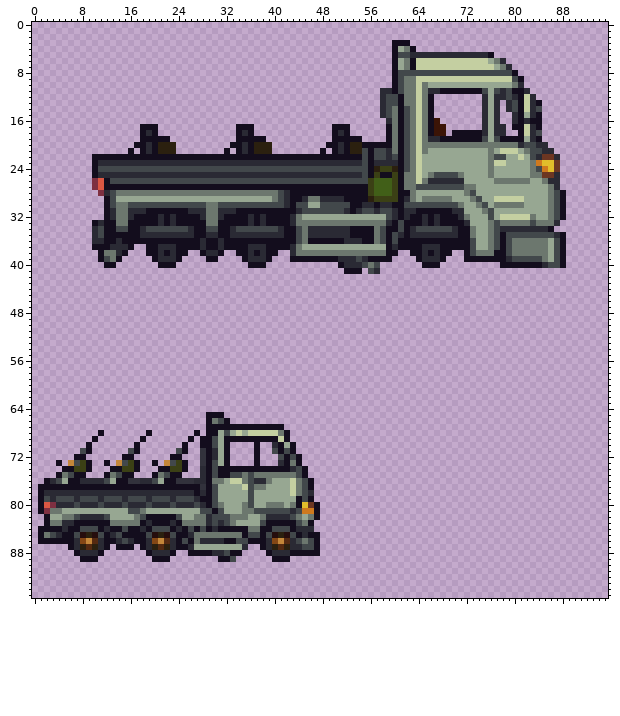
Two states of a sprite sheet, ArmoredWarfare/Entities/Vehicles/Ground/TechnicalBigTruck/TechnicalBigTruck.png. That is the earlier state.
The file is 96x96 pixels.
And afterwards:
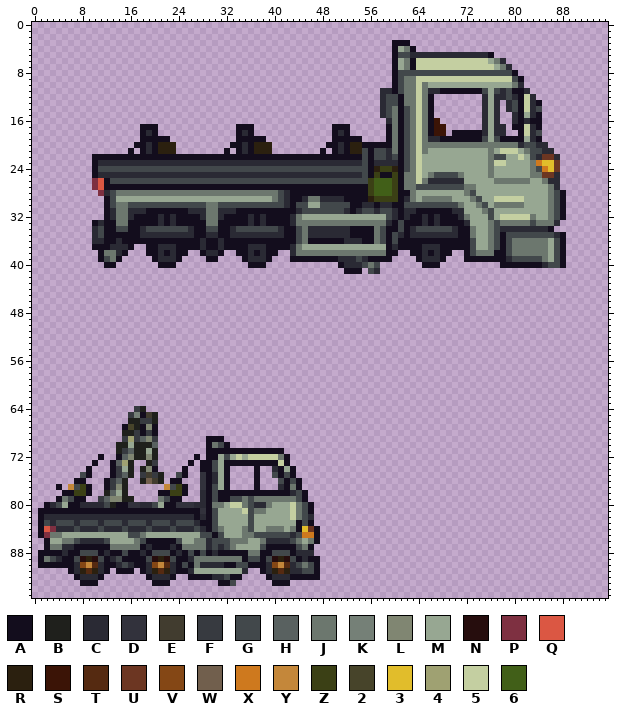
Palette (. is transparent): A #130d1d  B #1f201c  C #2a2a34  D #32323c  E #413c2f  F #373a40  G #42484b  H #596160  J #6c776e  K #758077  L #808672  M #97a792  N #260d0d  P #7e3041  Q #db5743  R #2b200f  S #3b1406  T #552a11  U #6c3622  V #844715  W #715f4d  X #ce791e  Y #c4873a  Z #3b4015  2 #47442a  3 #e1bd2b  4 #9fa172  5 #c4cfa1  6 #415f18
Edits made:
@@ x 0..49 @@
 63 ..................................................
-64 ..................................................
-65 .............................AAA..................
-66 .............................AJGA.................
-67 .............................AAAAAAAAAAAAA........
-68 ...........A.......A.......A.AAMGM5M55555JA.......
-69 ..........A.......A.......A.AAGMAAAAAAAAA5A.......
-70 .........A.......A.......A..AAGMA....A..CAMA......
-71 ........GA......GA......GA..DACMA....A..GAGA......
-72 .......AA......AA......AA...DACMA....A...GAGA.....
-73 ....A.YGZA..A.YGZA..A.YGZA..DAGMA....A...CAJA.....
-74 .....AAZZA...AAZZA...AAZZA..CAGAAAAAAAAAAAACGA....
-75 ....AJGAA...AJGAA...AJGAA...CAGAAGGJGJJJJJJJGA....
-76 ..ACGMAACCCCGMAADDCCGMAADDDCCAJJM55JGCCJMMM5JGA...
-77 .AAAAAAAAAAAAAAAAAAAAAAAAAAADAGMMMM5GJJMMMM5JGA...
-78 .ACCCCCCCCCCCCCCCCCCCCCCCCCACAGMMMMMGMMMMMM5JGC...
-79 .AGCGGGCGGGCGGGCGGGCGGGCGGGCAAGMMMMMGMMMMMMMAGA...
-80 .AQPCCCGCCCGCCCGCCCGCCCGCCCGCAGJMMMJGMMJJJMJA3UA..
-81 .APJJMMMMMMMMMMMGGJMMMMMMMMMGGAGMMMJJGGGGGGCGXXA..
-82 ..AMMJJGCCCCGMMMMJGAAAAAGMMJJCGGGJJJMMJCCCCGJMJA..
-83 ..AJJCCAAAAAAJJJJJACAAACAJJJJCGCGJMMMMGAAAAAGJA...
-84 .AAAACAAGGGACAAGAACAGGGACAGAGACAAAAAJJAAGGGACCC...
-85 .AJGCAAGNRNGACGAAAAGNRNGAACJJJJJJJJAGGAGNRNGACAA..
-86 .AAAAAACVYTCAACGCAACVYTCAGAJCCCCAAGGAAACVYTCGJGA..
-87 ......ACRTRCA.AAA.ACRTRCAACMMMMMMMMC..ACRTRCCGGA..
-88 .......ACCCA.......ACCCA..AAAACCGAA....ACCCAAAAA..
-89 ........AAA.........AAA........AAG......AAA.......
-90 ..................................................
-91 ..................................................
-92 ..................................................
-93 ..................................................
+64 .................FB...............................
+65 ................FKAEB.............................
+66 ................BBFFB.............................
+67 ...............A2BALA.............................
+68 ...............BBFAFA.............................
+69 ...............F4FHLF........AAA..................
+70 ..............BBMBBBH........AJGA.................
+71 ..............BFHBBMB........AAAAAAAAAAAAA........
+72 ...........A..AHLBBLB......A.AAMGM5M55555JA.......
+73 ..........A..AH4B..BF.....A.AAGMAAAAAAAAA5A.......
+74 .........A...AFMB.BLA....A..AAGMA....A..CAMA......
+75 ........GA...AFHB.FEFB..GA..DACMA....A..GAGA......
+76 .......AA...AFHB..BWEB.AA...DACMA....A...GAGA.....
+77 ....A.YGZA..AFLB......YGZA..DAGMA....A...CAJA.....
+78 .....AAZZA..BHMB.....AAZZA..CAGAAAAAAAAAAAACGA....
+79 ....AJGAA..FHLLBB....JGAA...CAGAAGGJGJJJJJJJGA....
+80 ..ACGMAACCCCGBAADDCCGMAADDDCCAJJM55JGCCJMMM5JGA...
+81 .AAAAAAAAAAAAAAAAAAAAAAAAAAADAGMMMM5GJJMMMM5JGA...
+82 .ACCCCCCCCCCCCCCCCCCCCCCCCCACAGMMMMMGMMMMMM5JGC...
+83 .AGCGGGCGGGCGGGCGGGCGGGCGGGCAAGMMMMMGMMMMMMMAGA...
+84 .AQPCCCGCCCGCCCGCCCGCCCGCCCGCAGJMMMJGMMJJJMJA3UA..
+85 .APJJMMMMMMMMMMMGGJMMMMMMMMMGGAGMMMJJGGGGGGCGXXA..
+86 ..AMMJJGCCCCGMMMMJGAAAAAGMMJJCGGGJJJMMJCCCCGJMJA..
+87 ..AJJCCAAAAAAJJJJJACAAACAJJJJCGCGJMMMMGAAAAAGJA...
+88 .AAAACAAGGGACAAGAACAGGGACAGAGACAAAAAJJAAGGGACCC...
+89 .AJGCAAGNRNGACGAAAAGNRNGAACJJJJJJJJAGGAGNRNGACAA..
+90 .AAAAAACVYTCAACGCAACVYTCAGAJCCCCAAGGAAACVYTCGJGA..
+91 ......ACRTRCA.AAA.ACRTRCAACMMMMMMMMC..ACRTRCCGGA..
+92 .......ACCCA.......ACCCA..AAAACCGAA....ACCCAAAAA..
+93 ........AAA.........AAA........AAG......AAA.......
 94 ..................................................
Pixel boxes of the changes (left, top, right, bottom) in both pictures:
changed: (38, 406, 320, 586)
